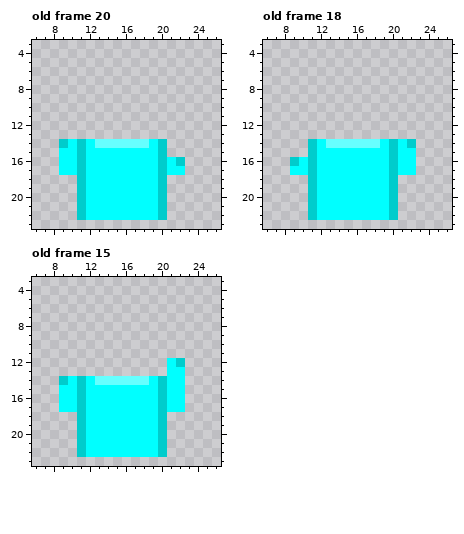
Two states of a pixel-art file, apps/game/assets/characters/equipment/torso/tunic.aseprite. Above: the version before the commit.
32x32 pixels, 52 frames. Shown: old frame 20: x 6..26, y 3..23; old frame 18: x 6..26, y 3..23; old frame 15: x 6..26, y 3..23. The commit also changed other frames, which this record leaves out.
The result:
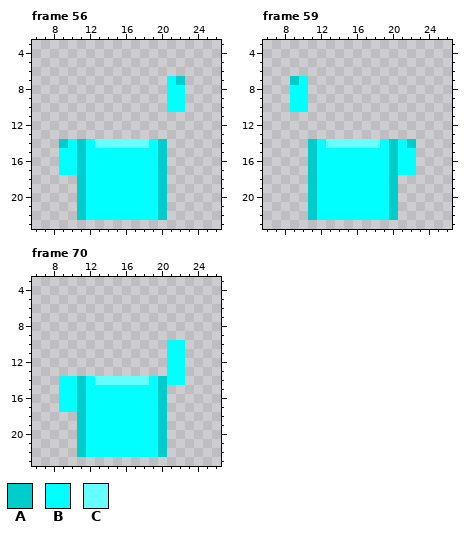
Palette (. is transparent): A #00cccc  B #00ffff  C #66ffff
A new or re-ordered frame is compared with the old frame closest to it.
What changed:
frames 52 -> 76
Frame 56 is new; against old frame 20:
The edit adds colour A in row 7 at x 22.
The edit adds colour B in row 7 at x 21; in rows 8 to 10 at x 21 to 22.
The edit erases colour A in row 16 at x 22.
The edit erases colour B in row 16 at x 21; in row 17 at x 21 to 22.
Frame 59 is new; against old frame 18:
The edit adds colour A in row 7 at x 9.
The edit adds colour B in row 7 at x 10; in rows 8 to 10 at x 9 to 10.
The edit erases colour A in row 16 at x 9.
The edit erases colour B in row 16 at x 10; in row 17 at x 9 to 10.
Frame 70 is new; against old frame 15:
The edit adds colour B in rows 10 to 11 at x 21 to 22.
Colour A gives way to colour B in row 12 at x 22; in row 14 at x 9.
The edit erases colour B in rows 15 to 17 at x 21 to 22.
